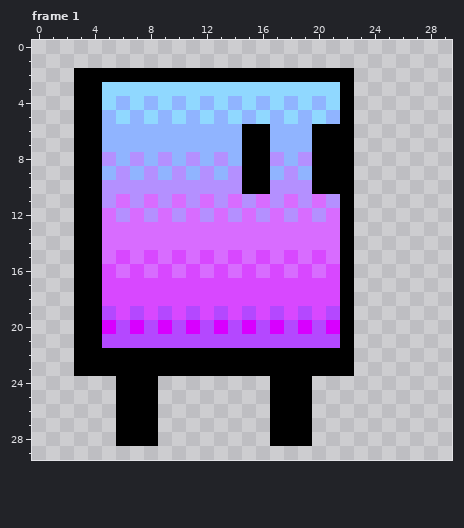
Two versions of one pixel-art file, sprites/player/player.ase. That is the earlier state.
30x30 pixels, 1 frame. Shown: frame 1. The commit also changed other frames, which this record leaves out.
Now the later version:
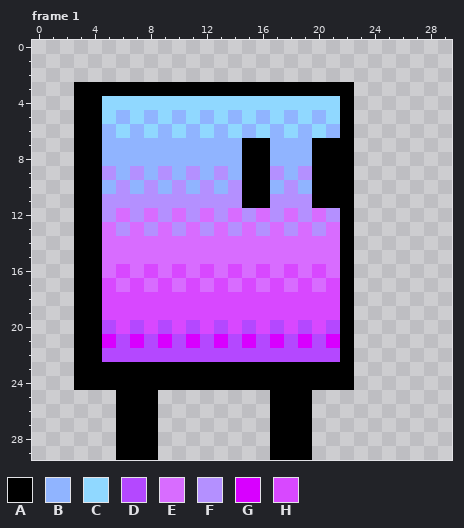
Palette (. is transparent): A #000000  B #90b4ff  C #90d8ff  D #b448ff  E #d86cff  F #b490ff  G #d800ff  H #d848ff
Edits made:
layer "Layer" added
Frame 1, layers "Layer 1", "Layer":
There is now colour A in row 24 at x 3 to 5, 9 to 16 and 20 to 22; in row 29 at x 6 to 8 and 17 to 19.
The edit turns colour C into colour A in row 3 at x 5 to 21.
The edit turns colour E into colour A in row 11 at x 16 and 20.
The edit turns colour F into colour A in row 11 at x 15 and 21.
The edit turns colour A into colour B in row 6 at x 15 and 21.
The edit turns colour C into colour B in row 5 at x 6, 8, 10, 12, 14, 16, 18 and 20.
The edit turns colour F into colour B in row 8 at x 5, 7, 9, 11, 13, 17 and 19; in row 9 at x 6, 8, 10, 12, 14 and 18; in row 10 at x 5, 7, 9, 11, 13, 17 and 19.
The edit turns colour A into colour C in row 6 at x 16 and 20.
The edit turns colour B into colour C in row 4 at x 6, 8, 10, 12, 14, 16, 18 and 20; in row 5 at x 5, 7, 9, 11, 13, 15, 17, 19 and 21; in row 6 at x 6, 8, 10, 12, 14 and 18.
The edit turns colour A into colour D in row 22 at x 5 to 21.
The edit turns colour G into colour D in row 20 at x 5, 7, 9, 11, 13, 15, 17, 19 and 21.
The edit turns colour F into colour E in row 12 at x 6, 8, 10, 12, 14, 16, 18 and 20.
The edit turns colour H into colour E in row 15 at x 6, 8, 10, 12, 14, 16, 18 and 20; in row 16 at x 5, 7, 9, 11, 13, 15, 17, 19 and 21; in row 17 at x 6, 8, 10, 12, 14, 16, 18 and 20.
The edit turns colour B into colour F in row 9 at x 5, 7, 9, 11, 13, 17 and 19.
The edit turns colour E into colour F in row 11 at x 6, 8, 10, 12, 14 and 18; in row 12 at x 5, 7, 9, 11, 13, 15, 17, 19 and 21; in row 13 at x 6, 8, 10, 12, 14, 16, 18 and 20.
The edit turns colour D into colour G in row 21 at x 5, 7, 9, 11, 13, 15, 17, 19 and 21.
The edit turns colour D into colour H in row 19 at x 5, 7, 9, 11, 13, 15, 17, 19 and 21; in row 20 at x 6, 8, 10, 12, 14, 16, 18 and 20.
The edit turns colour E into colour H in row 16 at x 6, 8, 10, 12, 14, 16, 18 and 20.
The author cleared colour A in row 2 at x 3 to 22.
